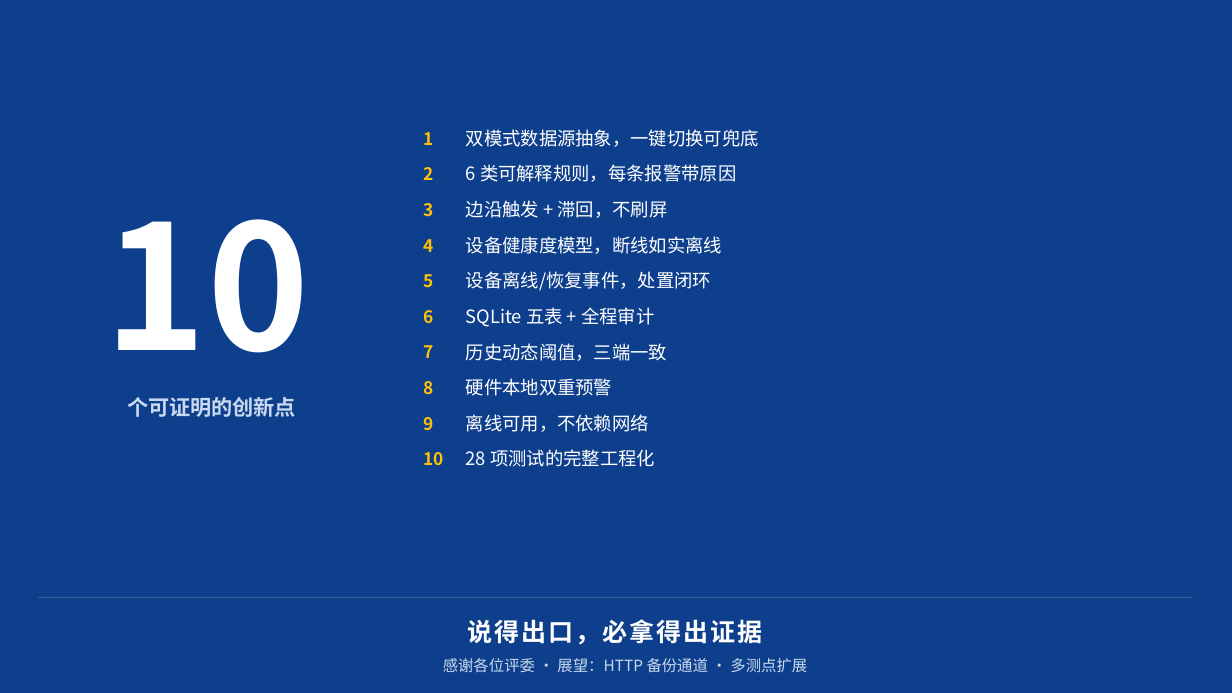
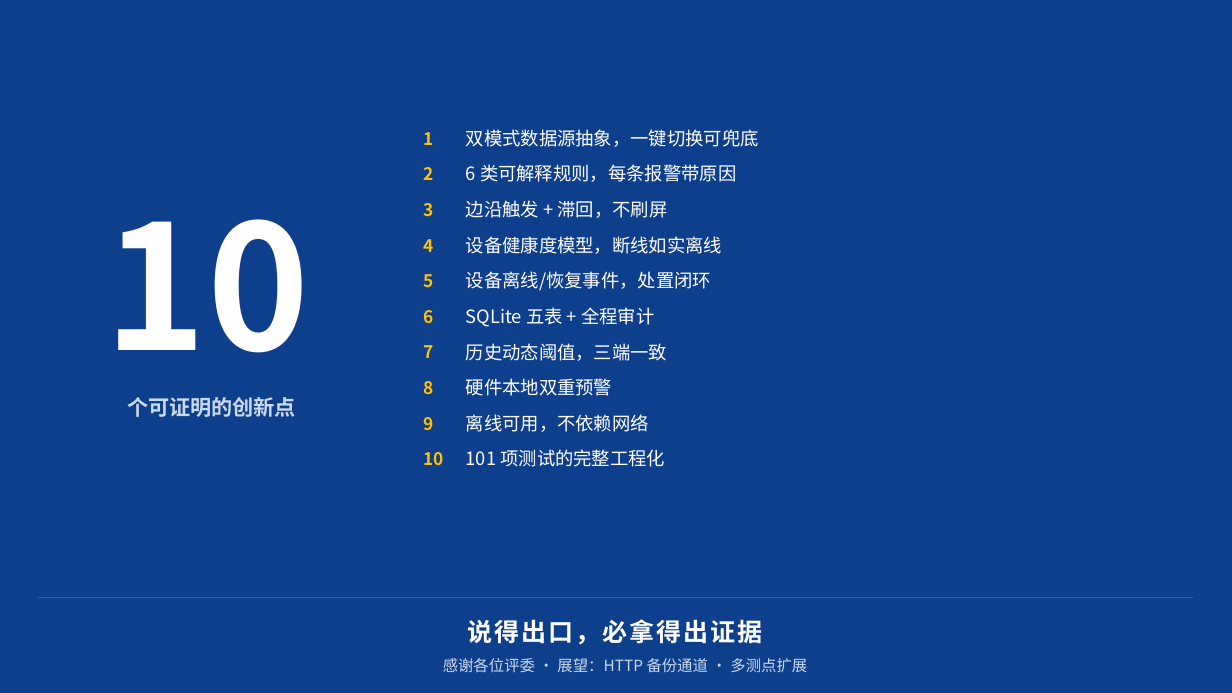
Before and after one commit to cx0806V/bridge-guardian, a slide deck: slide 10 of 桥体卫士答辩PPT/桥体卫士答辩PPT.pptx. Drawn at 1232x693 pixels with LibreOffice and Linux fonts; fonts in the diff are those of the drawing. Boxes give left, top, right and bottom in pixels: in the first picture for what was removed or moved away, otherwise in the second. Text is boxed around its words. In the diff, an @@ line names an element or a change of style, - is before the commit and + after.

```diff
--- a/桥体卫士答辩PPT/桥体卫士答辩PPT.pptx
+++ b/桥体卫士答辩PPT/桥体卫士答辩PPT.pptx
@@ text at [466,449,665,467]: text changed @@
-28 项测试的完整工程化
+101 项测试的完整工程化
```
Also in this commit, not shown: 1 other slide changed, 56 other files.
